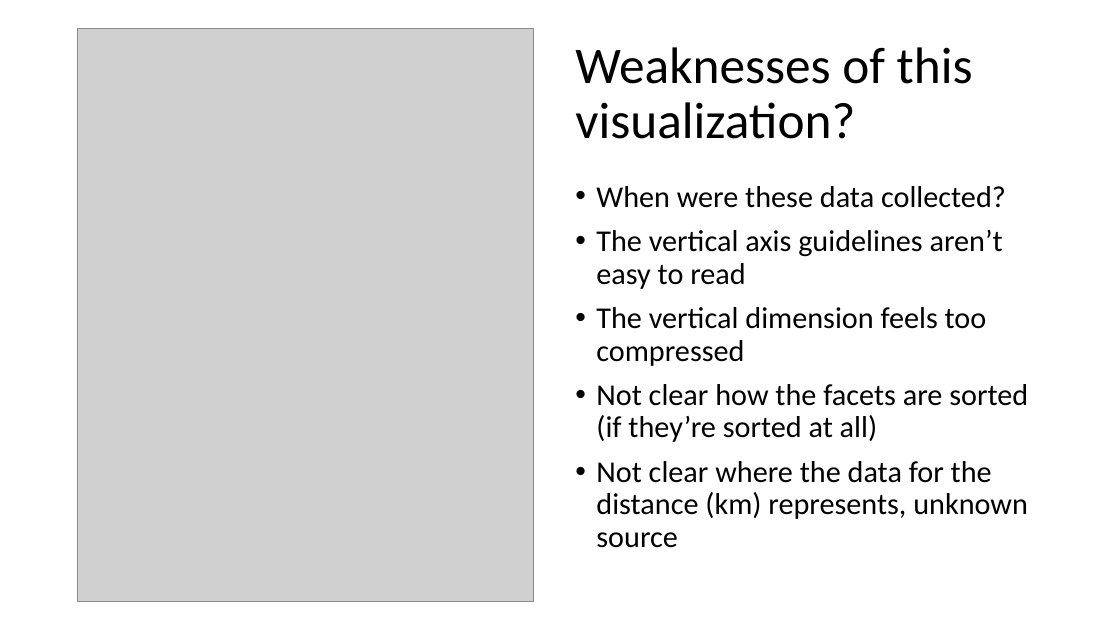
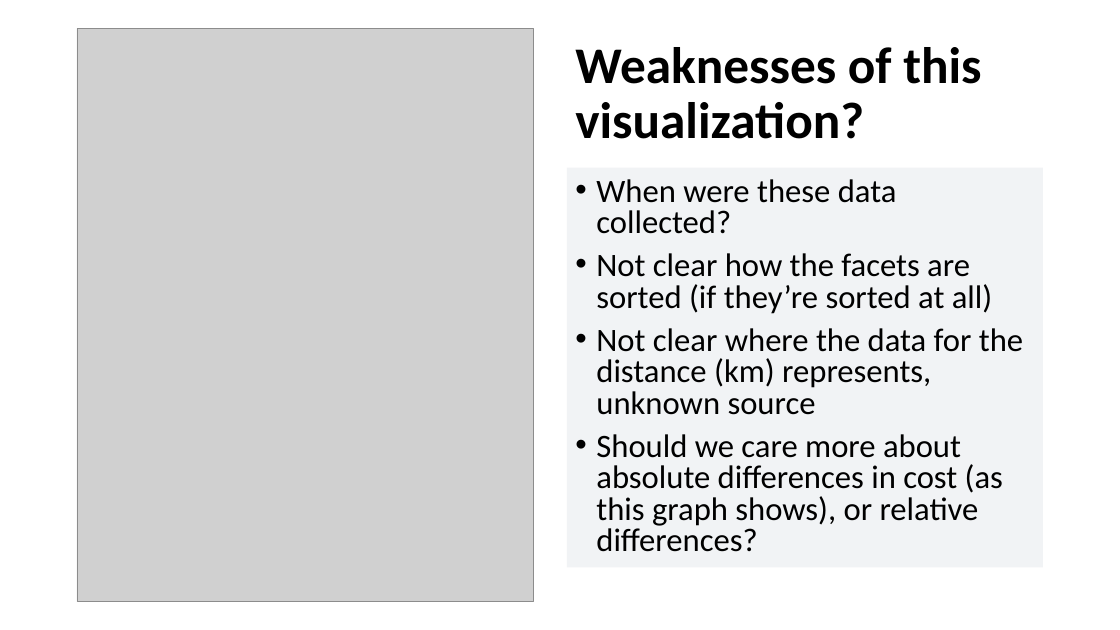
Before and after one commit to suyinlee23/MakeOverMonday_MAT_8790_LeazisLee, a slide deck: slide 4 of Trains vs Planes.pptx (slide 3 before the commit). Drawn at 1120x630 pixels with LibreOffice and Linux fonts; fonts in the diff are those of the drawing; grey boxes stand for pictures; background and template pictures are left out. Boxes give left, top, right and bottom in pixels: in the first picture for what was removed or moved away, otherwise in the second. Text is boxed around its words. In the diff, an @@ line names an element or a change of style, - is before the commit and + after.

Commit message:
final versions of my R code & latest ppt

```diff
--- a/Trains vs Planes.pptx
+++ b/Trains vs Planes.pptx
@@ title "Weaknesses of this visualization?" at [575, 47, 981, 139]: bold on @@
@@ text "When were these data collected?": place and size @@
-text "When were these data collected?" at [596, 186, 1028, 548]
+text "When were these data collected?" at [567, 168, 1044, 568]
@@ text "When were these data collected?" at [567, 168, 1044, 568]: fill none to #F1F3F5 @@
@@ text at [596, 179, 1023, 415]: size 25.9 to 28 pt in "When were these data collected?", "Not clear how the facets are sorted ...", "Not clear where the data for the ..."; line spacing 0.9 to 0.8 @@
@@ text at [596, 230, 1003, 366]: paragraphs removed @@
-• The vertical axis guidelines aren’t easy to read
-• The vertical dimension feels too compressed
@@ text at [596, 434, 1003, 552]: paragraph added @@
+• Should we care more about absolute differences in cost (as this graph shows), or relative differences?
```
Also in this commit, not shown: 6 other slides changed, 5 slides added.
